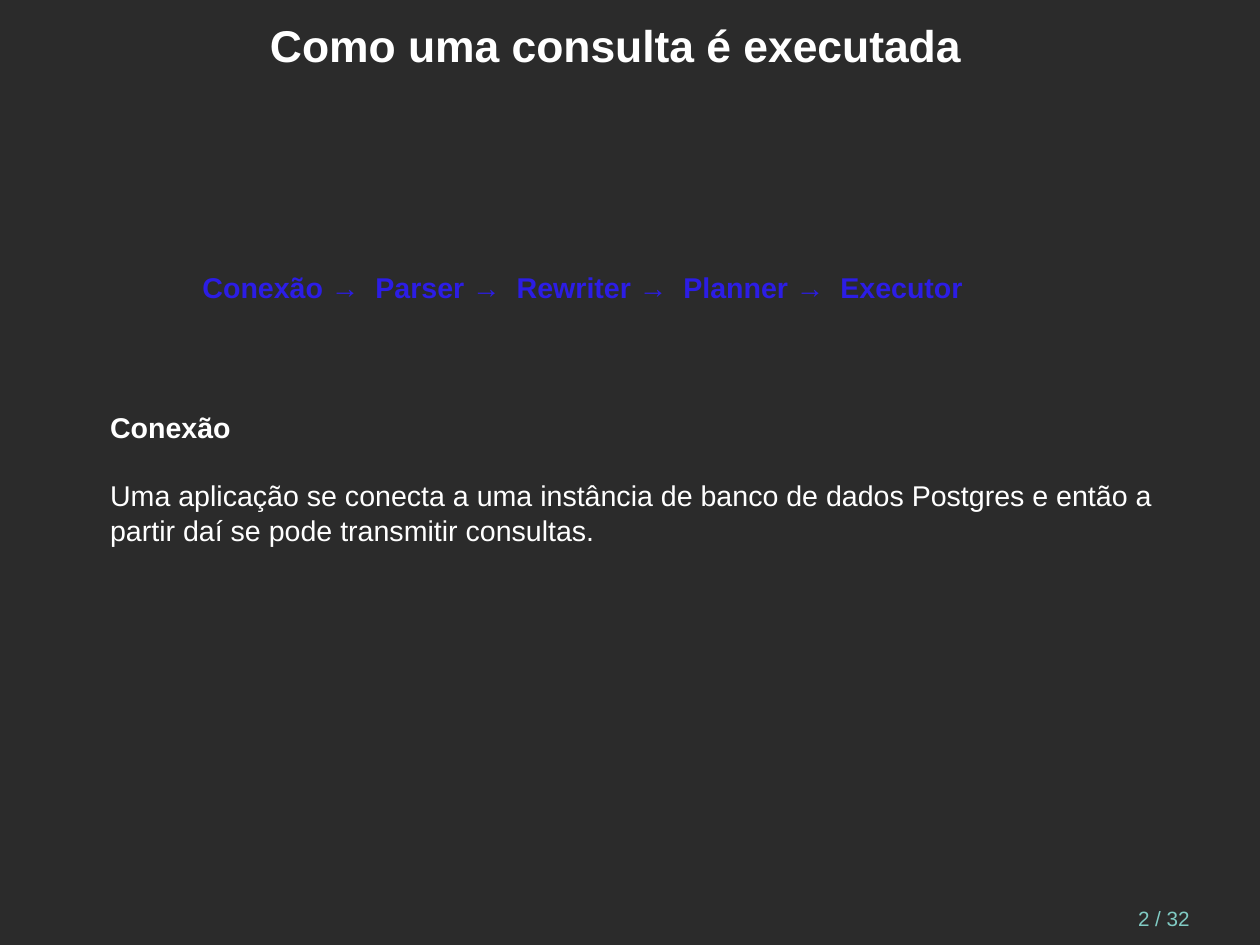
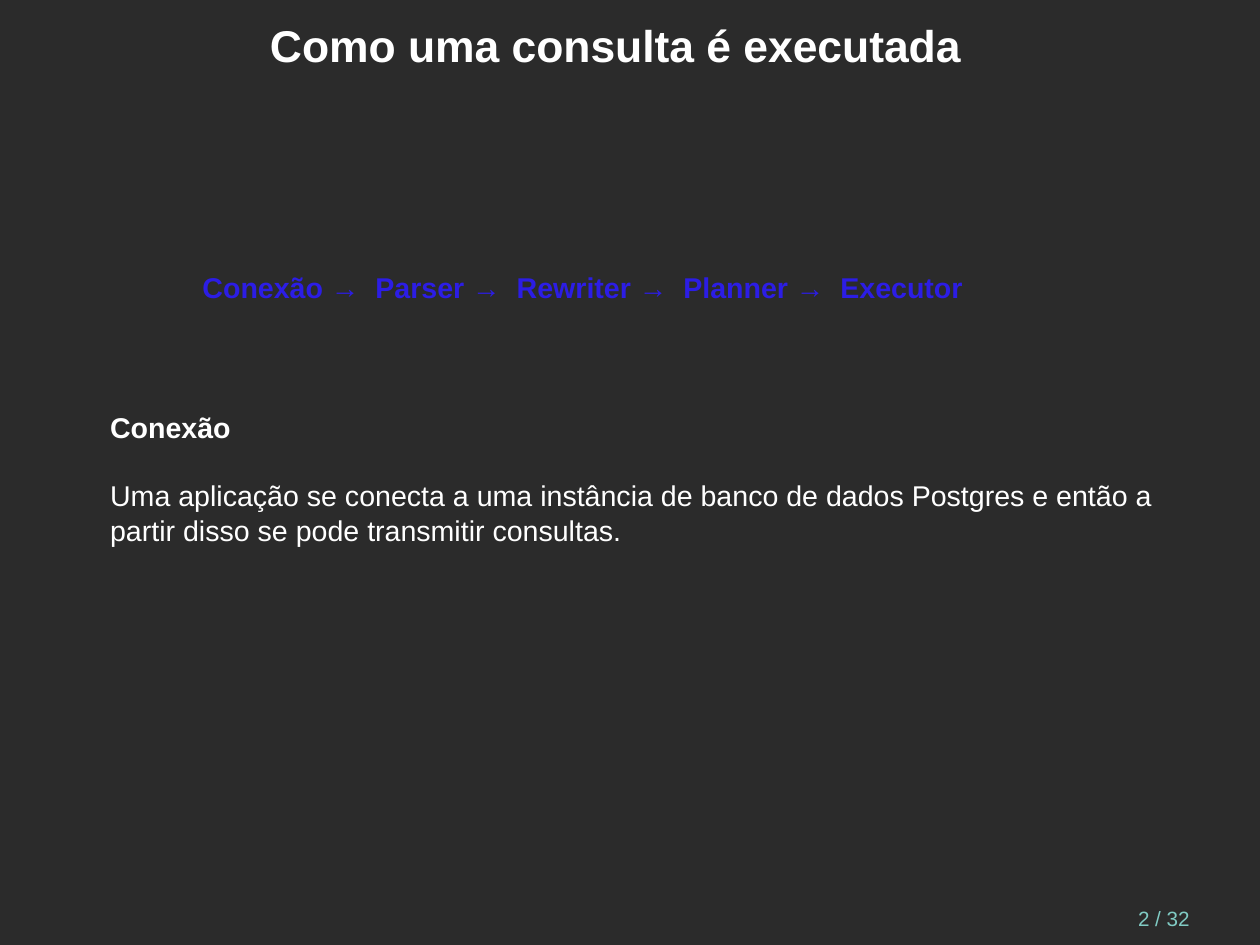
Before and after one commit to juliano777/my_slides, a slide deck: slide 2 of postgresql/pgconf/2025/jit/jit-pt_br.odp. Drawn at 1260x945 pixels with LibreOffice and Linux fonts; fonts in the diff are those of the drawing; background and template pictures are left out; a plain dark background stands for a picture behind light text. Boxes give left, top, right and bottom in pixels: in the first picture for what was removed or moved away, otherwise in the second. Text is boxed around its words. In the diff, an @@ line names an element or a change of style, - is before the commit and + after.

```diff
--- a/postgresql/pgconf/2025/jit/jit-pt_br.odp
+++ b/postgresql/pgconf/2025/jit/jit-pt_br.odp
@@ text at [110, 520, 622, 546]: text changed @@
-partir daí se pode transmitir consultas.
+partir disso se pode transmitir consultas.
```
Also in this commit, not shown: 6 other slides changed, 1 other file.
